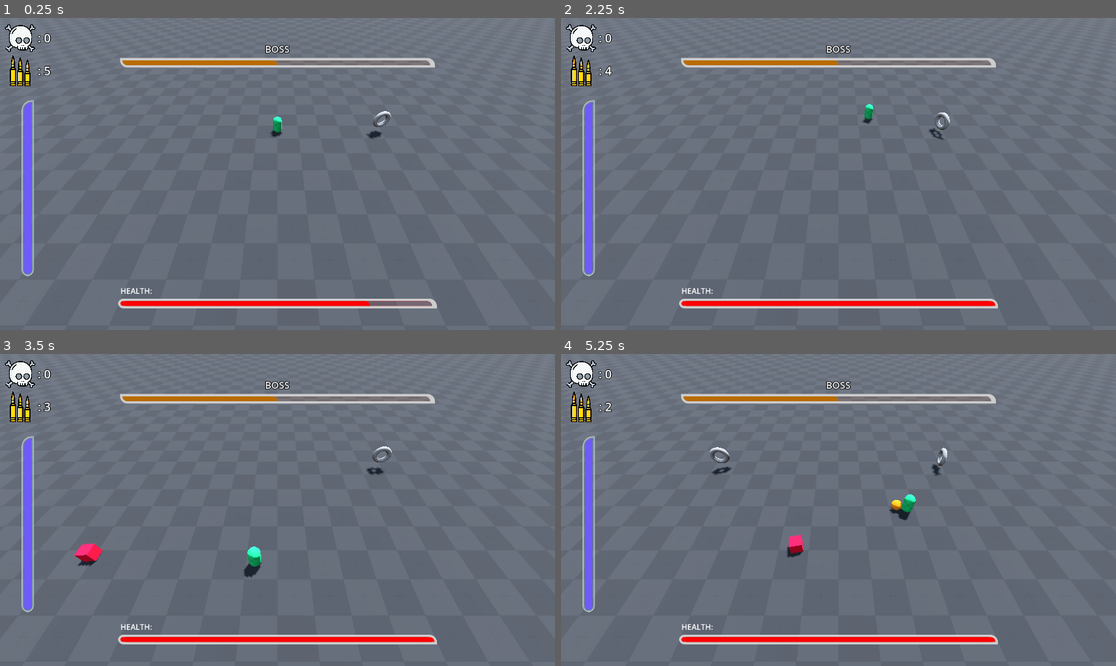
Above: before the commit, frames 1-4 (two rows, left to right).
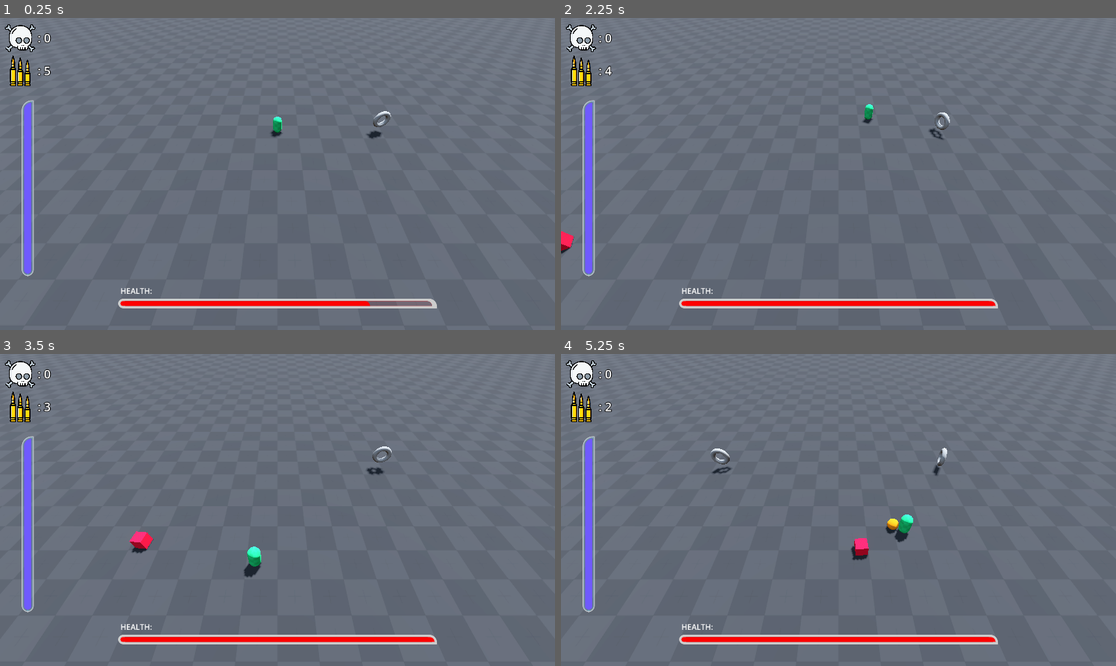
Above: after the commit, the same moments.

Repository: XpolioN2005/Dash_only_type
Game: Godot game, scene res://Scenes/root_level.tscn
The game is run twice, just before and just after one commit, with the same random seed, the same clock (stepped at 60 frames per second) and the same inputs.
Inputs (mouse positions are in pixels of both pictures, inside the frame that each line leads up to):
- Up to frame 1 (0.25 s): no input
- Up to frame 2 (2.25 s): move the mouse to (960, 158) at 0.52 s; click (960, 158) at 0.6 s; tap Enter at 1.25 s; move the mouse to (727, 189) at 1.27 s; right-click (727, 189) at 1.35 s; click (727, 189) at 1.42 s; move the mouse to (894, 105) at 2.02 s; click (894, 105) at 2.1 s
- Up to frame 3 (3.5 s): move the mouse to (249, 572) at 2.77 s; right-click (249, 572) at 2.85 s; click (249, 572) at 2.92 s
- Up to frame 4 (5.25 s): move the mouse to (1005, 556) at 3.52 s; click (1005, 556) at 3.6 s; tap Escape (esc) at 4.15 s; click (988, 519) at 4.25 s, where only the run after the commit has a clickable "RESUME"; move the mouse to (672, 463) at 5.02 s; right-click (672, 463) at 5.1 s; click (672, 463) at 5.17 s

The runs differ from the first frame. In frame 1, 1.6% of the frame differs, in the area x 21-79%, y 8-17%; in frame 2, 1.7%; in frame 3, 2.0%; in frame 4, 2.5%, in the area x 21-79%, y 8-67%.

Commit message:
update on ui and spawn

Diff:
--- a/Enities/enemies/basic/basic_enemy.gd
+++ b/Enities/enemies/basic/basic_enemy.gd
@@ -3,7 +3,6 @@
 
 
 @onready var player
-
 @export var speed = 400
 
 
@@ -20,6 +19,10 @@
 	var target_pos = player.position
 	target_pos.y = 0.5
 
+	position.y = 0.5
+
+
+	print(position)
 	move_ai(target_pos,delta)
 	move_and_slide()
 
--- a/Enities/enemies/basic/basic_enemy.tscn
+++ b/Enities/enemies/basic/basic_enemy.tscn
@@ -18,6 +18,7 @@
 collision_layer = 2
 collision_mask = 3
 script = ExtResource("1_ofnit")
+speed = 500
 
 [node name="MeshInstance3D" type="MeshInstance3D" parent="."]
 mesh = SubResource("BoxMesh_dxajs")
--- a/Enities/player/player.gd
+++ b/Enities/player/player.gd
@@ -35,7 +35,7 @@
 	position.y = 1
 
 	if health <= 0:
-		print("ded")
+		%UI_controller.is_gameover = true
 
 	move_logic(target_pos,delta)
 	shoot(position)
--- a/Scenes/root_level.tscn
+++ b/Scenes/root_level.tscn
@@ -59,6 +59,7 @@
 unique_name_in_owner = true
 
 [node name="enemy_spawner" parent="." instance=ExtResource("4_akx7r")]
+transform = Transform3D(1, 0, 0, 0, 1, 0, 0, 0, 1, 0, 0, 0)
 
 [node name="spawn_area" type="Node" parent="enemy_spawner"]
 
@@ -66,31 +67,31 @@
 transform = Transform3D(1, 0, 0, 0, 1, 0, 0, 0, 1, 40.8222, 0.5, 0)
 
 [node name="area2" type="Node3D" parent="enemy_spawner/spawn_area"]
-transform = Transform3D(1, 0, 0, 0, 1, 0, 0, 0, 1, -53.856, 0, 0)
+transform = Transform3D(1, 0, 0, 0, 1, 0, 0, 0, 1, -53.856, 0.5, 0)
 
 [node name="area3" type="Node3D" parent="enemy_spawner/spawn_area"]
-transform = Transform3D(1, 0, 0, 0, 1, 0, 0, 0, 1, 32.0316, 0, 19.7635)
+transform = Transform3D(1, 0, 0, 0, 1, 0, 0, 0, 1, 32.032, 0.5, 19.764)
 
 [node name="area4" type="Node3D" parent="enemy_spawner/spawn_area"]
-transform = Transform3D(1, 0, 0, 0, 1, 0, 0, 0, 1, -30.2233, 0, 17.9452)
+transform = Transform3D(1, 0, 0, 0, 1, 0, 0, 0, 1, -30.223, 0.5, 17.945)
 
 [node name="area5" type="Node3D" parent="enemy_spawner/spawn_area"]
-transform = Transform3D(1, 0, 0, 0, 1, 0, 0, 0, 1, 0, 0, -48.4169)
+transform = Transform3D(1, 0, 0, 0, 1, 0, 0, 0, 1, 0, 0.5, -48.417)
 
 [node name="area6" type="Node3D" parent="enemy_spawner/spawn_area"]
-transform = Transform3D(1, 0, 0, 0, 1, 0, 0, 0, 1, 22.5747, 0, -52.081)
+transform = Transform3D(1, 0, 0, 0, 1, 0, 0, 0, 1, 22.575, 0.5, -52.081)
 
 [node name="area7" type="Node3D" parent="enemy_spawner/spawn_area"]
-transform = Transform3D(1, 0, 0, 0, 1, 0, 0, 0, 1, -39.4085, 0, -50.6309)
+transform = Transform3D(1, 0, 0, 0, 1, 0, 0, 0, 1, -39.409, 0.5, -50.631)
 
 [node name="area8" type="Node3D" parent="enemy_spawner/spawn_area"]
-transform = Transform3D(1, 0, 0, 0, 1, 0, 0, 0, 1, -59.9751, 0, -38.4329)
+transform = Transform3D(1, 0, 0, 0, 1, 0, 0, 0, 1, -59.975, 0.5, -38.433)
 
 [node name="area9" type="Node3D" parent="enemy_spawner/spawn_area"]
-transform = Transform3D(1, 0, 0, 0, 1, 0, 0, 0, 1, 48.5942, 0, -39.095)
+transform = Transform3D(1, 0, 0, 0, 1, 0, 0, 0, 1, 48.594, 0.5, -39.095)
 
 [node name="area10" type="Node3D" parent="enemy_spawner/spawn_area"]
-transform = Transform3D(1, 0, 0, 0, 1, 0, 0, 0, 1, 46.1984, 0, -33.7193)
+transform = Transform3D(1, 0, 0, 0, 1, 0, 0, 0, 1, 46.198, 0.5, -33.719)
 
 [node name="powerup_spawner" parent="." instance=ExtResource("5_xxnyu")]
 
@@ -118,5 +119,6 @@
 [node name="CanvasLayer" type="CanvasLayer" parent="."]
 
 [node name="UI_controller" parent="CanvasLayer" instance=ExtResource("6_o0o87")]
+unique_name_in_owner = true
 
 [connection signal="timeout" from="powerup_spawner/powerup_timer" to="powerup_spawner" method="_on_powerup_timer_timeout"]
--- /dev/null
+++ b/Shader/pause_menu.gdshader
@@ -0,0 +1,19 @@
+shader_type canvas_item;
+
+
+void fragment() {
+	vec2 uv = UV;
+	float x_offset = uv.x * 0.5;
+	//float cut_line = uv.x -uv.y;
+	if (uv.x+uv.y < 1.0-(x_offset)) {
+		discard;
+	}
+	if (uv.x+uv.y < 1.03-(x_offset)) {
+		COLOR = vec4(1.0);
+	}
+}
+
+//void light() {
+	// Called for every pixel for every light affecting the CanvasItem.
+	// Uncomment to replace the default light processing function with this one.
+//}
--- a/UI/scenes/base_ui.tscn
+++ b/UI/scenes/base_ui.tscn
@@ -83,7 +83,6 @@
 
 [node name="head" type="HBoxContainer" parent="VBoxContainer"]
 layout_mode = 2
-alignment = 1
 
 [node name="MarginContainer" type="MarginContainer" parent="VBoxContainer/head"]
 custom_minimum_size = Vector2(250, 0)
--- a/UI/scenes/gameover.tscn
+++ b/UI/scenes/gameover.tscn
@@ -1,4 +1,25 @@
-[gd_scene format=3 uid="uid://cy71i5etttnlj"]
+[gd_scene load_steps=8 format=3 uid="uid://cy71i5etttnlj"]
+
+[ext_resource type="Script" path="res://UI/script/gameover.gd" id="1_67mm5"]
+[ext_resource type="Shader" path="res://Shader/pause_menu.gdshader" id="1_coejp"]
+
+[sub_resource type="ShaderMaterial" id="ShaderMaterial_1lpod"]
+shader = ExtResource("1_coejp")
+
+[sub_resource type="StyleBoxFlat" id="StyleBoxFlat_t6vxg"]
+bg_color = Color(0, 0, 0, 1)
+
+[sub_resource type="StyleBoxFlat" id="StyleBoxFlat_5quuh"]
+bg_color = Color(0.6, 0.6, 0.6, 0)
+
+[sub_resource type="StyleBoxFlat" id="StyleBoxFlat_1qc3v"]
+bg_color = Color(0.6, 0.6, 0.6, 0)
+border_width_bottom = 2
+border_color = Color(0.935279, 0.780566, 0.408243, 1)
+
+[sub_resource type="StyleBoxFlat" id="StyleBoxFlat_l4yjf"]
+bg_color = Color(0.6, 0.6, 0.6, 0)
+border_width_bottom = 5
 
 [node name="gameover" type="Control"]
 layout_mode = 3
@@ -7,17 +28,29 @@
 anchor_bottom = 1.0
 grow_horizontal = 2
 grow_vertical = 2
+script = ExtResource("1_67mm5")
 
-[node name="ColorRect" type="ColorRect" parent="."]
+[node name="red_tint" type="ColorRect" parent="."]
 layout_mode = 1
 anchors_preset = 15
 anchor_right = 1.0
 anchor_bottom = 1.0
 grow_horizontal = 2
 grow_vertical = 2
-color = Color(0.027451, 0.67451, 0.713726, 0.203922)
+color = Color(1, 0, 0, 0.0901961)
 
-[node name="HBoxContainer" type="HBoxContainer" parent="."]
+[node name="bg" type="Panel" parent="."]
+material = SubResource("ShaderMaterial_1lpod")
+layout_mode = 1
+anchors_preset = -1
+anchor_right = 1.0
+anchor_bottom = 1.0
+offset_left = 250.0
+grow_horizontal = 2
+grow_vertical = 2
+theme_override_styles/panel = SubResource("StyleBoxFlat_t6vxg")
+
+[node name="menu" type="HBoxContainer" parent="bg"]
 layout_mode = 1
 anchors_preset = 15
 anchor_right = 1.0
@@ -26,44 +59,67 @@
 grow_vertical = 2
 alignment = 1
 
-[node name="blank2" type="Control" parent="HBoxContainer"]
+[node name="blank2" type="Control" parent="bg/menu"]
 layout_mode = 2
 size_flags_horizontal = 3
 
-[node name="VBoxContainer" type="VBoxContainer" parent="HBoxContainer"]
+[node name="menu_container" type="VBoxContainer" parent="bg/menu"]
 layout_mode = 2
 size_flags_horizontal = 3
 size_flags_stretch_ratio = 1.5
 theme_override_constants/separation = 100
 alignment = 1
 
-[node name="lables" type="VBoxContainer" parent="HBoxContainer/VBoxContainer"]
+[node name="lables" type="VBoxContainer" parent="bg/menu/menu_container"]
 layout_mode = 2
 
-[node name="ded" type="Label" parent="HBoxContainer/VBoxContainer/lables"]
+[node name="ded" type="Label" parent="bg/menu/menu_container/lables"]
 layout_mode = 2
 theme_override_font_sizes/font_size = 30
 text = "YOU DIED!"
 horizontal_alignment = 1
 vertical_alignment = 1
 
-[node name="score" type="Label" parent="HBoxContainer/VBoxContainer/lables"]
+[node name="score" type="Label" parent="bg/menu/menu_container/lables"]
 layout_mode = 2
 text = "SCORE: 0"
 horizontal_alignment = 1
 vertical_alignment = 1
 
-[node name="buttons" type="VBoxContainer" parent="HBoxContainer/VBoxContainer"]
+[node name="button_part" type="HBoxContainer" parent="bg/menu/menu_container"]
 layout_mode = 2
+alignment = 1
 
-[node name="restart" type="Button" parent="HBoxContainer/VBoxContainer/buttons"]
+[node name="blank4" type="Control" parent="bg/menu/menu_container/button_part"]
 layout_mode = 2
+size_flags_horizontal = 3
+
+[node name="buttons" type="VBoxContainer" parent="bg/menu/menu_container/button_part"]
+custom_minimum_size = Vector2(250, 0)
+layout_mode = 2
+size_flags_horizontal = 3
+theme_override_constants/separation = 25
+
+[node name="restart" type="Button" parent="bg/menu/menu_container/button_part/buttons"]
+layout_mode = 2
+theme_override_font_sizes/font_size = 25
+theme_override_styles/focus = SubResource("StyleBoxFlat_5quuh")
+theme_override_styles/hover = SubResource("StyleBoxFlat_1qc3v")
+theme_override_styles/normal = SubResource("StyleBoxFlat_l4yjf")
 text = "RESTART"
 
-[node name="quit" type="Button" parent="HBoxContainer/VBoxContainer/buttons"]
+[node name="quit" type="Button" parent="bg/menu/menu_container/button_part/buttons"]
 layout_mode = 2
-text = "QUIT"
+theme_override_font_sizes/font_size = 25
+theme_override_styles/focus = SubResource("StyleBoxFlat_5quuh")
+theme_override_styles/hover = SubResource("StyleBoxFlat_1qc3v")
+theme_override_styles/normal = SubResource("StyleBoxFlat_l4yjf")
+text = "QUIT
+"
 
-[node name="blank" type="Control" parent="HBoxContainer"]
+[node name="blank3" type="Control" parent="bg/menu/menu_container/button_part"]
 layout_mode = 2
 size_flags_horizontal = 3
+
+[connection signal="pressed" from="bg/menu/menu_container/button_part/buttons/restart" to="." method="_on_restart_pressed"]
+[connection signal="pressed" from="bg/menu/menu_container/button_part/buttons/quit" to="." method="_on_quit_pressed"]
--- a/UI/scenes/pause_menu.tscn
+++ b/UI/scenes/pause_menu.tscn
@@ -1,4 +1,25 @@
-[gd_scene format=3 uid="uid://bv4i251fw3otx"]
+[gd_scene load_steps=8 format=3 uid="uid://bv4i251fw3otx"]
+
+[ext_resource type="Shader" path="res://Shader/pause_menu.gdshader" id="1_m40qd"]
+[ext_resource type="Script" path="res://UI/script/pause_menu.gd" id="1_nvliq"]
+
+[sub_resource type="ShaderMaterial" id="ShaderMaterial_4ocfd"]
+shader = ExtResource("1_m40qd")
+
+[sub_resource type="StyleBoxFlat" id="StyleBoxFlat_y8jxs"]
+bg_color = Color(0, 0, 0, 1)
+
+[sub_resource type="StyleBoxFlat" id="StyleBoxFlat_lhf57"]
+bg_color = Color(0.6, 0.6, 0.6, 0)
+
+[sub_resource type="StyleBoxFlat" id="StyleBoxFlat_aqu5r"]
+bg_color = Color(0.6, 0.6, 0.6, 0)
+border_width_bottom = 2
+border_color = Color(0.935279, 0.780566, 0.408243, 1)
+
+[sub_resource type="StyleBoxFlat" id="StyleBoxFlat_xrg1g"]
+bg_color = Color(0.6, 0.6, 0.6, 0)
+border_width_bottom = 5
 
 [node name="pause_menu" type="Control"]
 layout_mode = 3
@@ -7,17 +28,20 @@
 anchor_bottom = 1.0
 grow_horizontal = 2
 grow_vertical = 2
+script = ExtResource("1_nvliq")
 
-[node name="ColorRect" type="ColorRect" parent="."]
+[node name="bg" type="Panel" parent="."]
+material = SubResource("ShaderMaterial_4ocfd")
 layout_mode = 1
-anchors_preset = 15
+anchors_preset = -1
 anchor_right = 1.0
 anchor_bottom = 1.0
+offset_left = 250.0
 grow_horizontal = 2
 grow_vertical = 2
-color = Color(0.027451, 0.67451, 0.713726, 0.203922)
+theme_override_styles/panel = SubResource("StyleBoxFlat_y8jxs")
 
-[node name="HBoxContainer" type="HBoxContainer" parent="."]
+[node name="menu" type="HBoxContainer" parent="bg"]
 layout_mode = 1
 anchors_preset = 15
 anchor_right = 1.0
@@ -26,48 +50,76 @@
 grow_vertical = 2
 alignment = 1
 
-[node name="blank2" type="Control" parent="HBoxContainer"]
+[node name="blank2" type="Control" parent="bg/menu"]
 layout_mode = 2
 size_flags_horizontal = 3
 
-[node name="VBoxContainer" type="VBoxContainer" parent="HBoxContainer"]
+[node name="menu_container" type="VBoxContainer" parent="bg/menu"]
 layout_mode = 2
 size_flags_horizontal = 3
 size_flags_stretch_ratio = 1.5
 theme_override_constants/separation = 100
 alignment = 1
 
-[node name="lables" type="VBoxContainer" parent="HBoxContainer/VBoxContainer"]
+[node name="lables" type="VBoxContainer" parent="bg/menu/menu_container"]
 layout_mode = 2
 
-[node name="paused" type="Label" parent="HBoxContainer/VBoxContainer/lables"]
+[node name="paused" type="Label" parent="bg/menu/menu_container/lables"]
 layout_mode = 2
 theme_override_font_sizes/font_size = 30
 text = "PAUSED"
 horizontal_alignment = 1
 vertical_alignment = 1
 
-[node name="score" type="Label" parent="HBoxContainer/VBoxContainer/lables"]
+[node name="score" type="Label" parent="bg/menu/menu_container/lables"]
 layout_mode = 2
 text = "CURRENT SCORE: 0"
 horizontal_alignment = 1
 vertical_alignment = 1
 
-[node name="buttons" type="VBoxContainer" parent="HBoxContainer/VBoxContainer"]
+[node name="button_part" type="HBoxContainer" parent="bg/menu/menu_container"]
 layout_mode = 2
+alignment = 1
 
-[node name="resume" type="Button" parent="HBoxContainer/VBoxContainer/buttons"]
+[node name="blank4" type="Control" parent="bg/menu/menu_container/button_part"]
 layout_mode = 2
+size_flags_horizontal = 3
+
+[node name="buttons" type="VBoxContainer" parent="bg/menu/menu_container/button_part"]
+custom_minimum_size = Vector2(250, 0)
+layout_mode = 2
+size_flags_horizontal = 3
+theme_override_constants/separation = 25
+
+[node name="resume" type="Button" parent="bg/menu/menu_container/button_part/buttons"]
+layout_mode = 2
+theme_override_font_sizes/font_size = 25
+theme_override_styles/focus = SubResource("StyleBoxFlat_lhf57")
+theme_override_styles/hover = SubResource("StyleBoxFlat_aqu5r")
+theme_override_styles/normal = SubResource("StyleBoxFlat_xrg1g")
 text = "RESUME"
 
-[node name="restart" type="Button" parent="HBoxContainer/VBoxContainer/buttons"]
+[node name="restart" type="Button" parent="bg/menu/menu_container/button_part/buttons"]
 layout_mode = 2
+theme_override_font_sizes/font_size = 25
+theme_override_styles/focus = SubResource("StyleBoxFlat_lhf57")
+theme_override_styles/hover = SubResource("StyleBoxFlat_aqu5r")
+theme_override_styles/normal = SubResource("StyleBoxFlat_xrg1g")
 text = "RESTART"
 
-[node name="quit" type="Button" parent="HBoxContainer/VBoxContainer/buttons"]
+[node name="quit" type="Button" parent="bg/menu/menu_container/button_part/buttons"]
 layout_mode = 2
-text = "QUIT"
+theme_override_font_sizes/font_size = 25
+theme_override_styles/focus = SubResource("StyleBoxFlat_lhf57")
+theme_override_styles/hover = SubResource("StyleBoxFlat_aqu5r")
+theme_override_styles/normal = SubResource("StyleBoxFlat_xrg1g")
+text = "QUIT
+"
 
-[node name="blank" type="Control" parent="HBoxContainer"]
+[node name="blank3" type="Control" parent="bg/menu/menu_container/button_part"]
 layout_mode = 2
 size_flags_horizontal = 3
+
+[connection signal="pressed" from="bg/menu/menu_container/button_part/buttons/resume" to="." method="_on_resume_pressed"]
+[connection signal="pressed" from="bg/menu/menu_container/button_part/buttons/restart" to="." method="_on_restart_pressed"]
+[connection signal="pressed" from="bg/menu/menu_container/button_part/buttons/quit" to="." method="_on_quit_pressed"]
--- a/UI/scenes/ui_controller.tscn
+++ b/UI/scenes/ui_controller.tscn
@@ -6,6 +6,7 @@
 [ext_resource type="PackedScene" uid="uid://bv4i251fw3otx" path="res://UI/scenes/pause_menu.tscn" id="4_yykwh"]
 
 [node name="UI_controller" type="Control"]
+process_mode = 3
 layout_mode = 3
 anchors_preset = 15
 anchor_right = 1.0
--- a/UI/script/base_ui.gd
+++ b/UI/script/base_ui.gd
@@ -4,9 +4,14 @@
 @onready var health_bar = $VBoxContainer/health_box/VBoxContainer/health
 @onready var ammo_count = $VBoxContainer/head/MarginContainer/VBoxContainer/ammo/ammo_label
 @onready var kill_count = $VBoxContainer/head/MarginContainer/VBoxContainer/kill/score
-var player
+@onready var boss_bar = $VBoxContainer/head/BOSS_health_bar
+
+@onready var player
 
 
+
+func _ready():
+	boss_bar.visible = false
 
 func _process(_delta: float) -> void:
 	health_bar.value = lerp(health_bar.value, player.health, 0.1)
--- /dev/null
+++ b/UI/script/gameover.gd
@@ -0,0 +1,15 @@
+extends Control
+
+@onready var score_lable = $bg/menu/menu_container/lables/score
+
+@onready var player
+
+
+func _process(_delta):
+	score_lable.text = "SCORE: " + str(player.score)
+
+func _on_quit_pressed() -> void:
+	get_tree().quit()
+
+func _on_restart_pressed() -> void:
+	get_tree().reload_current_scene()
--- /dev/null
+++ b/UI/script/pause_menu.gd
@@ -0,0 +1,17 @@
+extends Control
+
+@onready var score_lable = $bg/menu/menu_container/lables/score
+
+@onready var player
+
+func _process(_delta):
+	score_lable.text = "CURRENT SCORE: " + str(player.score)
+
+func _on_quit_pressed() -> void:
+	get_tree().quit()
+
+func _on_restart_pressed() -> void:
+	get_tree().reload_current_scene()
+
+func _on_resume_pressed() -> void:
+	get_parent().is_paused = false
--- a/UI/script/ui_controller.gd
+++ b/UI/script/ui_controller.gd
@@ -1,16 +1,45 @@
 extends Control
 
+@onready var pause_menu = $pause_menu
+@onready var gameover_menu = $gameover
+@onready var base_ui = $base_ui
+
+@onready var player = %player
+
+var is_gameover= false
+var is_paused = false
 
 func _ready() -> void:
-	var pause_menu = $pause_menu
-	var gameover_menu = $gameover
-	var base_ui = $base_ui
+	pause_menu.player = %player
+	base_ui.player = %player
+	gameover_menu.player = %player
 
 	pause_menu.visible = false
 	gameover_menu.visible = false
-	base_ui.visible = true
+	base_ui.visible = !false
 
-	base_ui.player = %player
 
-func _process(delta: float) -> void:
-	pass
+func _process(_delta: float) -> void:
+
+	if Input.is_action_just_pressed("esc"):
+		is_paused = !is_paused
+
+
+	if is_gameover or is_paused:
+		get_tree().paused = true
+	else: get_tree().paused = false
+
+
+
+	if is_gameover:
+		pause_menu.visible = false
+		gameover_menu.visible = !false
+		base_ui.visible = false
+	elif is_paused:
+		pause_menu.visible = !false
+		gameover_menu.visible = false
+		base_ui.visible = !false
+	else:
+		pause_menu.visible = false
+		gameover_menu.visible = false
+		base_ui.visible = !false
--- a/Utils/enemy_spawner.gd
+++ b/Utils/enemy_spawner.gd
@@ -9,6 +9,7 @@
 
 
 func _process(_delta) -> void:
+	# pass
 	start()
 
 
@@ -16,9 +17,13 @@
 	is_wave_ongoing = true
 
 	num_of_enemy = current_level*current_level
+	var spawned_count = 0
 
+	while spawned_count < num_of_enemy:
 
-	for i in range(num_of_enemy):
+		# if %UI_controller.is_paused:
+		# 	continue
+
 		var instance = enemy.instantiate()
 		var spawn_lenght = $spawn_area.get_child_count() -1
 		var rand_num = rand.randi_range(0,spawn_lenght)
@@ -26,7 +31,10 @@
 		var pos = $spawn_area.get_child(rand_num).position
 		pos.y = 0.5
 		instance.position = pos
+
 		add_child(instance)
+
+		spawned_count += 1
 		await get_tree().create_timer(0.5).timeout
 
 
--- a/project.godot
+++ b/project.godot
@@ -14,10 +14,6 @@
 run/main_scene="res://Scenes/root_level.tscn"
 config/features=PackedStringArray("4.3", "Mobile")
 config/icon="res://icon.svg"
-
-[display]
-
-window/vsync/vsync_mode=0
 
 [input]
 
